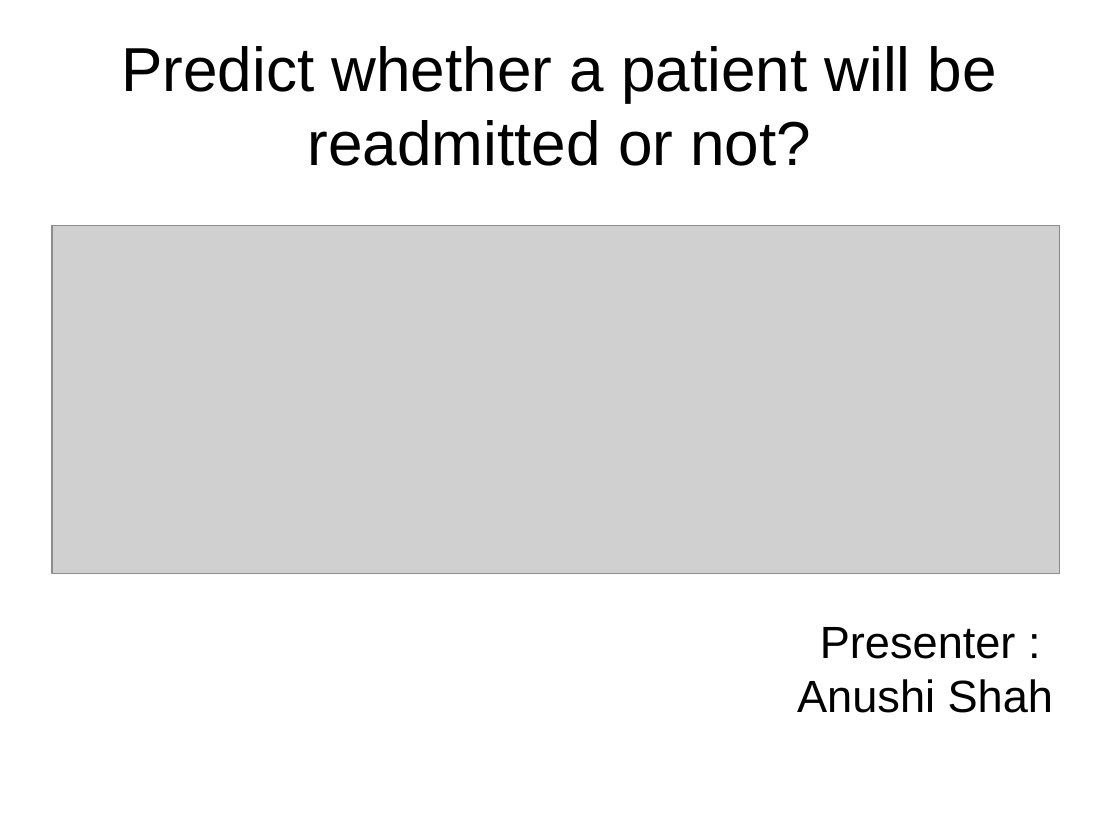
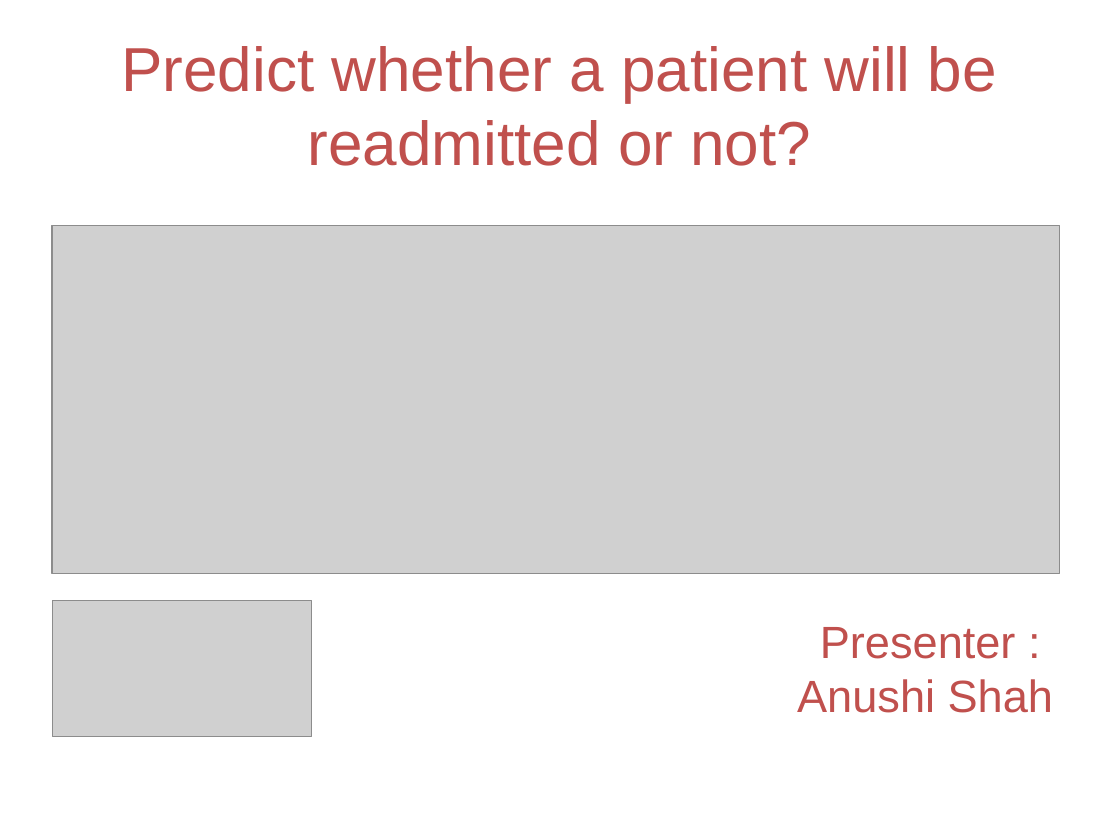
Before and after one commit to Anushi/hospital_readmissions, a slide deck: slide 1 of Project_presentation_Anushi.pptx. Drawn at 1120x840 pixels with LibreOffice and Linux fonts; fonts in the diff are those of the drawing; grey boxes stand for pictures. Boxes give left, top, right and bottom in pixels: in the first picture for what was removed or moved away, otherwise in the second. Text is boxed around its words. In the diff, an @@ line names an element or a change of style, - is before the commit and + after.

```diff
--- a/Project_presentation_Anushi.pptx
+++ b/Project_presentation_Anushi.pptx
@@ title "Predict whether a patient will ..." at <box>121,46,997,166</box>: text colour #000000 to #C0504D @@
@@ picture added at <box>52,601,311,737</box> @@
@@ text "Presenter :" at <box>797,627,1053,713</box>: text colour #000000 to #C0504D @@
```
Also in this commit, not shown: 7 other slides changed, 3 slides added, 1 slide removed, 2 other files.
